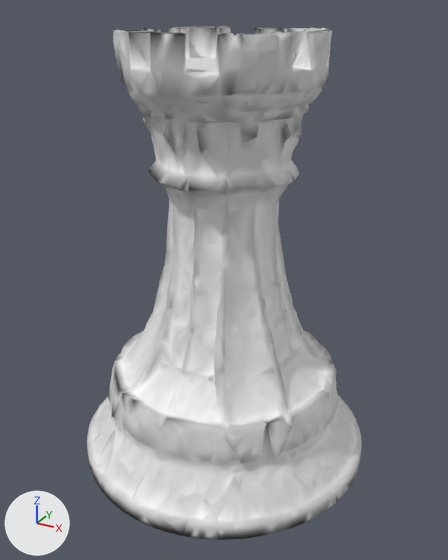
The glTF model assets/models/persian/candidate2/optimized/rook.glb as it was, and as the next commit left it.
Both versions are drawn from a 50 mm camera at (0.648, -1.179, 0.538) aimed at (0.009, -0.017, -0.043). Arrows for +X, +Y and +Z are at lower left; the lights stay in place. The first picture is the older version.

In view in the first picture: 'geometry_0'.
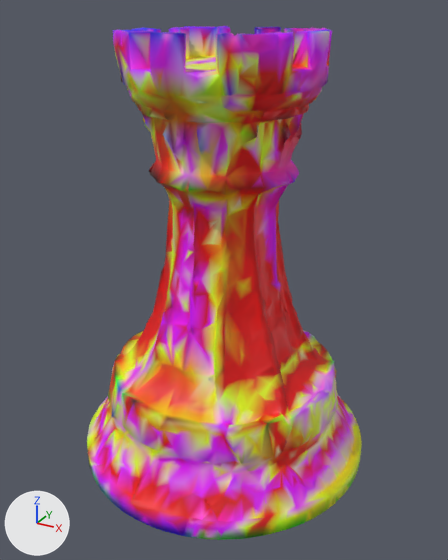
Changed parts and their boxes (x1, y1, x2, y2) in the pictures (448 x 560 px):
part 1 of me_geometry_0, recoloured (darker)
    both: (87, 26, 362, 540)

What the commit changed:
me_geometry_0 has 6003 vertices, 11981 faces and spans x -0.355..0.355, y -0.356..0.356, z -0.5..0.5.
me_geometry_0 is used by ob_geometry_0; location (0.0, 0.0, 0.0).
me_geometry_0 part 1: 11981 faces centred in x -0.355..0.355, y -0.355..0.355, z -0.5..0.498 are repainted in the vertex colours, in many colours.
